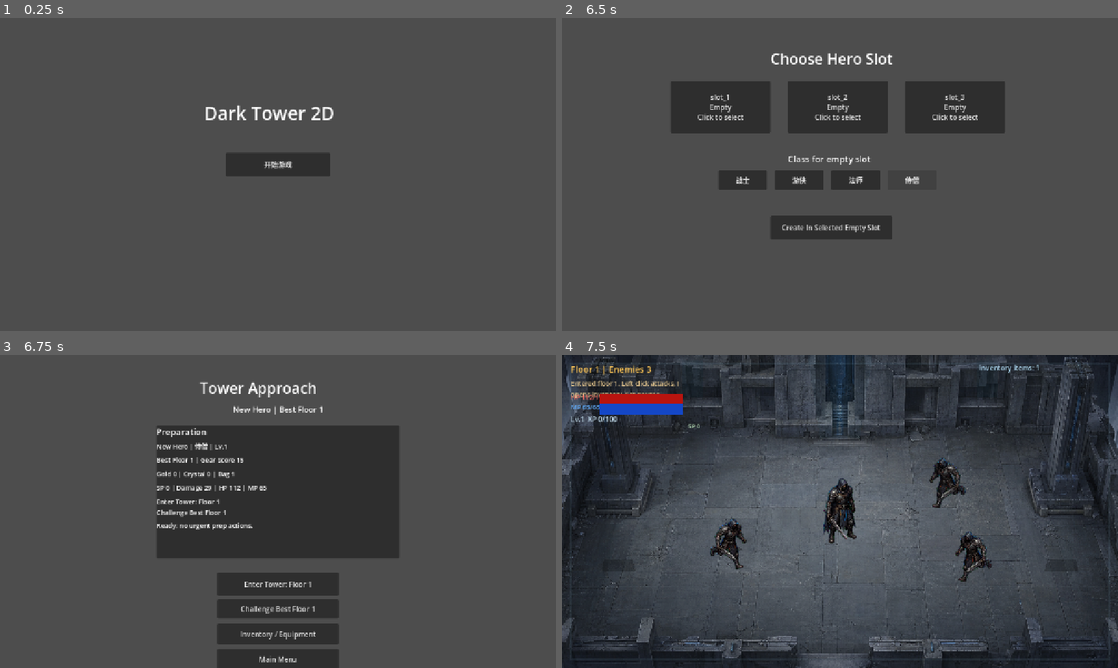
Above: before the commit, frames 1-4 (two rows, left to right).
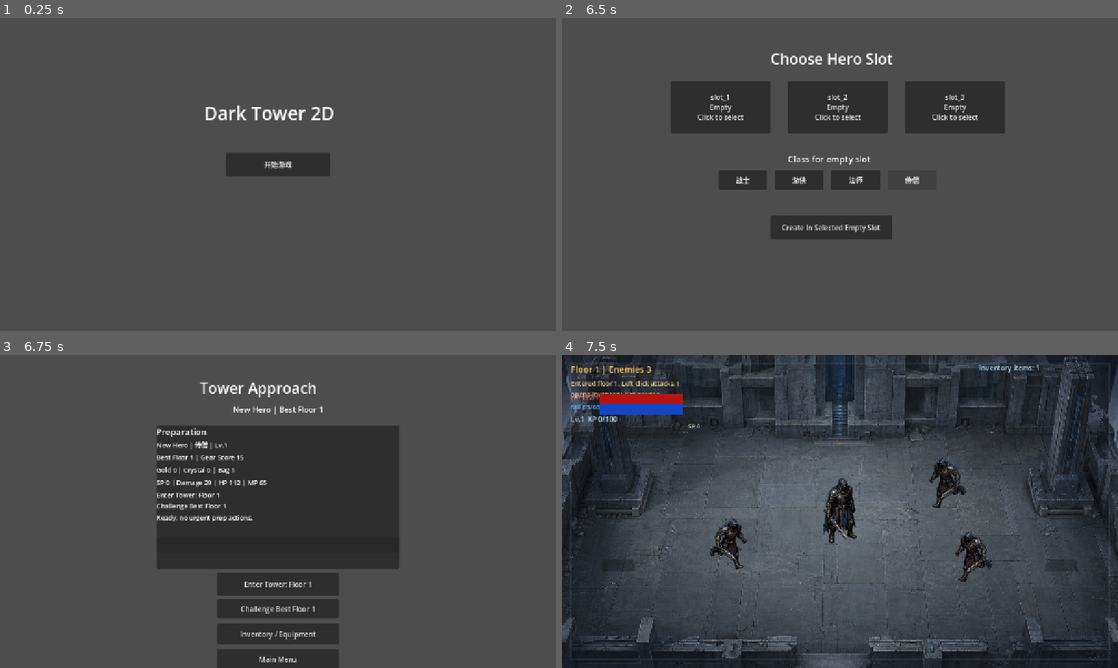
Above: after the commit, the same moments.

Repository: huhejie2009/dark-tower-2d-arpg
Game: Godot game, scene res://scenes/MainMenu.tscn
Two runs of this game, one before a commit and one after it. Both use one fixed random seed, a clock stepped at 60 frames per second and the inputs below.
Inputs:
- Up to frame 1 (0.25 s): no input
- Up to frame 2 (6.5 s): click "开始游戏" at 0.5 s; click "slot_1 Empty Click to select" at 1.25 s; click "slot_2 Empty Click to select" at 2 s; click "slot_3 Empty Click to select" at 2.75 s; click "战士" at 3.5 s; click "游侠" at 4.25 s; click "法师" at 5 s; click "侍僧" at 5.75 s
- Up to frame 3 (6.75 s): click "Create In Selected Empty Slot" at 6.5 s
- Up to frame 4 (7.5 s): click "Enter Tower: Floor 1" at 7.25 s

Frames 1-2 are identical in both runs. In frame 3, 3.4% of the frame differs, in the area x 28-72%, y 27-69%; in frame 4, nothing differs.

Commit message:
Add town prep action hooks

Diff:
--- a/scripts/app/Town.gd
+++ b/scripts/app/Town.gd
@@ -14,6 +14,7 @@
 var growth_summary: Label
 var start_summary: Label
 var prep_recommendations: Label
+var prep_action_button: Button
 var inventory_window: Control
 
 func _ready() -> void:
@@ -76,11 +77,11 @@
 	var panel := PanelContainer.new()
 	panel.name = "TownPrepPanel"
 	panel.position = Vector2(360, 162)
-	panel.size = Vector2(560, 306)
+	panel.size = Vector2(560, 330)
 	add_child(panel)
 
 	var box := VBoxContainer.new()
-	box.add_theme_constant_override("separation", 8)
+	box.add_theme_constant_override("separation", 5)
 	panel.add_child(box)
 
 	var panel_title := Label.new()
@@ -100,8 +101,14 @@
 	start_summary.custom_minimum_size = Vector2(520, 46)
 	box.add_child(start_summary)
 	prep_recommendations = _make_prep_label("TownPrepRecommendations")
-	prep_recommendations.custom_minimum_size = Vector2(520, 62)
+	prep_recommendations.custom_minimum_size = Vector2(520, 52)
 	box.add_child(prep_recommendations)
+	prep_action_button = Button.new()
+	prep_action_button.name = "TownPrepActionButton"
+	prep_action_button.text = "Open Prep"
+	prep_action_button.custom_minimum_size = Vector2(220, 34)
+	prep_action_button.pressed.connect(_on_prep_action_pressed)
+	box.add_child(prep_action_button)
 
 func _make_prep_label(label_name: String) -> Label:
 	var label := Label.new()
@@ -122,6 +129,38 @@
 	inventory_window.visible = not inventory_window.visible
 	if inventory_window.visible:
 		inventory_window.set_player_data(player_data)
+
+func _on_prep_action_pressed() -> void:
+	var prep := TownPrepSummaryServiceScript.build_summary(player_data)
+	var recommendations := Dictionary(prep.get("recommendations", {}))
+	_open_prep_action(str(recommendations.get("primary_action_id", "")))
+
+func _open_prep_action(action_id: String) -> void:
+	if not is_instance_valid(inventory_window):
+		return
+	inventory_window.visible = true
+	inventory_window.set_player_data(player_data)
+	match action_id:
+		"open_equipment":
+			if inventory_window.has_method("set_filter_mode"):
+				inventory_window.call("set_filter_mode", "equipment")
+		"open_inventory":
+			if inventory_window.has_method("set_filter_mode"):
+				inventory_window.call("set_filter_mode", "all")
+		"open_skills":
+			if inventory_window.has_method("set_filter_mode"):
+				inventory_window.call("set_filter_mode", "all")
+			if inventory_window.has_method("select_skill_node"):
+				inventory_window.call("select_skill_node", "basic_attack_training")
+		_:
+			pass
+
+func trigger_prep_action_for_test() -> void:
+	_on_prep_action_pressed()
+
+func get_prep_primary_action_for_test() -> Dictionary:
+	var prep := TownPrepSummaryServiceScript.build_summary(player_data)
+	return Dictionary(prep.get("recommendations", {}))
 
 func _enter_fresh_tower_run() -> void:
 	TowerRunStartServiceScript.request_fresh_run()
@@ -155,3 +194,8 @@
 		start_summary.text = str(prep.get("start_text", ""))
 	if is_instance_valid(prep_recommendations):
 		prep_recommendations.text = str(prep.get("recommendation_text", ""))
+	if is_instance_valid(prep_action_button):
+		var recommendations := Dictionary(prep.get("recommendations", {}))
+		var has_action := bool(recommendations.get("has_action", false))
+		prep_action_button.disabled = not has_action
+		prep_action_button.text = str(recommendations.get("primary_button_text", "Ready"))
--- a/scripts/data/TownPrepRecommendationService.gd
+++ b/scripts/data/TownPrepRecommendationService.gd
@@ -11,36 +11,58 @@
 	var items: Array[Dictionary] = []
 	var skill_points := int(player_data.get("skill_points", 0))
 	if skill_points > 0:
-		items.append({
-			"id": "spend_skill_points",
-			"priority": 10,
-			"text": "Spend SP %d before climbing." % skill_points,
-		})
+		items.append(_make_item(
+			"spend_skill_points",
+			10,
+			"Spend SP %d before climbing." % skill_points,
+			"open_skills",
+			"Open Skills"
+		))
 	var upgrade_count := _count_equipment_upgrades(player_data, inventory)
 	if upgrade_count > 0:
-		items.append({
-			"id": "equip_upgrade",
-			"priority": 20,
-			"text": "Equip upgrade: %d item(s) look stronger." % upgrade_count,
-		})
+		items.append(_make_item(
+			"equip_upgrade",
+			20,
+			"Equip upgrade: %d item(s) look stronger." % upgrade_count,
+			"open_equipment",
+			"Open Equipment"
+		))
 	var inventory_items := InventoryDataServiceScript.get_total_items(inventory)
 	if inventory_items >= BAG_PRESSURE_THRESHOLD:
-		items.append({
-			"id": "manage_bag",
-			"priority": 30,
-			"text": "Bag pressure: %d item(s), sort before a long run." % inventory_items,
-		})
+		items.append(_make_item(
+			"manage_bag",
+			30,
+			"Bag pressure: %d item(s), sort before a long run." % inventory_items,
+			"open_inventory",
+			"Open Bag"
+		))
 	items.sort_custom(_sort_recommendations)
 	if items.is_empty():
 		return {
 			"has_action": false,
 			"items": [],
 			"recommendation_text": "Ready: no urgent prep actions.",
+			"primary_action_id": "",
+			"primary_button_text": "",
+			"primary_recommendation_id": "",
 		}
+	var primary := Dictionary(items[0])
 	return {
 		"has_action": true,
 		"items": items,
 		"recommendation_text": _join_recommendation_text(items),
+		"primary_action_id": str(primary.get("action_id", "")),
+		"primary_button_text": str(primary.get("button_text", "")),
+		"primary_recommendation_id": str(primary.get("id", "")),
+	}
+
+static func _make_item(id: String, priority: int, text: String, action_id: String, button_text: String) -> Dictionary:
+	return {
+		"id": id,
+		"priority": priority,
+		"text": text,
+		"action_id": action_id,
+		"button_text": button_text,
 	}
 
 static func _count_equipment_upgrades(player_data: Dictionary, inventory: Dictionary) -> int:
--- /dev/null
+++ b/tests/regression/regression_town_prep_action_button.gd
@@ -0,0 +1,51 @@
+extends SceneTree
+
+const SaveManagerScript := preload("res://scripts/save/SaveManager.gd")
+
+var failures: Array[String] = []
+
+func _initialize() -> void:
+	call_deferred("_run")
+
+func _run() -> void:
+	var player := SaveManagerScript.create_character("slot_1", "Prep Action", "warrior")
+	player["skill_points"] = 2
+	player["highest_floor"] = 7
+	SaveManagerScript.save_active_player_data(player, 7)
+
+	var packed := load("res://scenes/Town.tscn")
+	_expect(packed is PackedScene, "Town should load")
+	if packed is PackedScene:
+		var town: Node = packed.instantiate()
+		root.add_child(town)
+		await process_frame
+		var action_button := town.find_child("TownPrepActionButton", true, false) as Button
+		var inventory := town.find_child("InventoryEquipmentWindow", true, false) as Control
+		_expect(action_button != null, "town prep panel should expose an action button")
+		_expect(inventory != null, "town should still own inventory equipment window")
+		if action_button != null:
+			_expect(str(action_button.text) == "Open Skills", "skill recommendation should drive prep action button text")
+			_expect(not action_button.disabled, "prep action button should be enabled when action exists")
+			action_button.pressed.emit()
+			await process_frame
+			if inventory != null:
+				_expect(inventory.visible, "prep action button should open inventory equipment window")
+				_expect(inventory.has_method("get_selected_skill_node_id"), "inventory should expose selected skill target")
+				if inventory.has_method("get_selected_skill_node_id"):
+					_expect(str(inventory.call("get_selected_skill_node_id")) == "basic_attack_training", "skill action should focus default skill node")
+		town.queue_free()
+		await process_frame
+	_finish()
+
+func _finish() -> void:
+	if failures.is_empty():
+		print("NEW_PROJECT_TOWN_PREP_ACTION_BUTTON_OK")
+		quit(0)
+	else:
+		for failure in failures:
+			push_error(failure)
+		quit(1)
+
+func _expect(condition: bool, message: String) -> void:
+	if not condition:
+		failures.append(message)
--- a/tests/regression/regression_town_prep_recommendation_service.gd
+++ b/tests/regression/regression_town_prep_recommendation_service.gd
@@ -33,12 +33,18 @@
 	_expect(_has_recommendation_id(items, "spend_skill_points"), "recommendations should expose skill point id")
 	_expect(_has_recommendation_id(items, "equip_upgrade"), "recommendations should expose equipment upgrade id")
 	_expect(_has_recommendation_id(items, "manage_bag"), "recommendations should expose bag id")
+	_expect(_has_recommendation_action(items, "spend_skill_points", "open_skills", "Open Skills"), "skill recommendation should expose skill action")
+	_expect(_has_recommendation_action(items, "equip_upgrade", "open_equipment", "Open Equipment"), "equipment recommendation should expose equipment action")
+	_expect(_has_recommendation_action(items, "manage_bag", "open_inventory", "Open Bag"), "bag recommendation should expose inventory action")
+	_expect(str(result.get("primary_action_id", "")) == "open_skills", "highest priority recommendation should become primary action")
+	_expect(str(result.get("primary_button_text", "")) == "Open Skills", "primary action should expose button text")
 	_expect(bool(result.get("has_action", false)), "recommendations should report action needed")
 
 	var clean := PlayerDataServiceScript.build_starter_player("slot_1", "Clean", "warrior")
 	var clean_result: Dictionary = TownPrepRecommendationServiceScript.build_recommendations(clean)
 	_expect(not bool(clean_result.get("has_action", true)), "fresh starter should not need prep actions")
 	_expect(str(clean_result.get("recommendation_text", "")).contains("Ready"), "clean recommendation should say ready")
+	_expect(str(clean_result.get("primary_action_id", "")) == "", "clean recommendation should not expose a primary action")
 	_finish()
 
 func _equipment_payload(id: String, item_name: String, level: int, affixes: Dictionary) -> Dictionary:
@@ -64,6 +70,13 @@
 			return true
 	return false
 
+func _has_recommendation_action(items: Array, id: String, action_id: String, button_text: String) -> bool:
+	for item in items:
+		var entry := Dictionary(item)
+		if str(entry.get("id", "")) == id:
+			return str(entry.get("action_id", "")) == action_id and str(entry.get("button_text", "")) == button_text
+	return false
+
 func _finish() -> void:
 	if failures.is_empty():
 		print("NEW_PROJECT_TOWN_PREP_RECOMMENDATION_SERVICE_OK")
Not shown, added: docs/progress/2026-06-09-town-prep-action-hooks-progress.md
